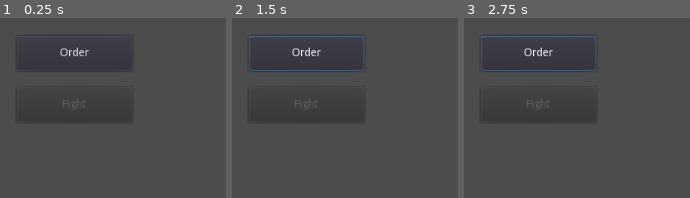
Above: before the commit, frames 1-3 (left to right).
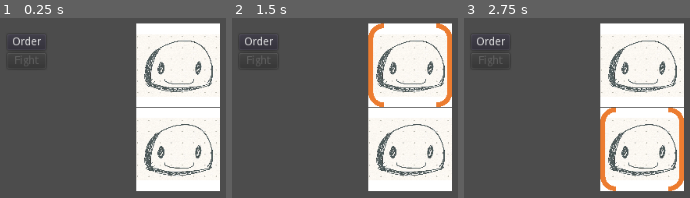
Above: after the commit, the same moments.

Repository: tangweejieleslie/phoenix_journey
Game: Godot game, scene res://Battle_v2/1_BattleManager.tscn
Two runs of this game, one before a commit and one after it. Both use one fixed random seed, a clock stepped at 60 frames per second and the inputs below. Before the commit the project starts from res://Battle/1_LandingScreen.tscn.
Inputs (mouse positions are in pixels of both pictures, inside the frame that each line leads up to):
- Up to frame 1 (0.25 s): no input
- Up to frame 2 (1.5 s): click "Order" at 0.5 s; click (410, 64) at 1.27 s
- Up to frame 3 (2.75 s): click (642, 149) at 2.02 s

The runs differ from the first frame. In frame 1, 35% of the frame differs, in the area x 4-98%, y 2-97%; in frame 2, 35%; in frame 3, 35%.
Error before the commit: Attempt to call function 'grab_focus' in base 'null instance' on a null instance. (res://Battle/2_TargetSelectionScene.gd:30)

Commit message:
hook signal from unit selection to BattleManager

Diff:
--- a/Godot Working Folder/Battle_v2/1_BattleManager.gd
+++ b/Godot Working Folder/Battle_v2/1_BattleManager.gd
@@ -9,6 +9,7 @@
 # Called when the node enters the scene tree for the first time.
 func _ready():
 	DisableAll()
+	HookSignalToAllies()
 	pass # Replace with function body.
 
 func DisableAll():
@@ -24,8 +25,15 @@
 func FocusFirstUnit():
 	$Allies/Unit.grab_focus()
 
+func HookSignalToAllies():
+	for unit in $Allies.get_children():
+		unit.connect("Signal_SelectUnit", self, "UnitSelected")
+
 
 func _on_Order_pressed():
 	EnableAll()
 	FocusFirstUnit()
 	pass # Replace with function body.
+
+func UnitSelected():
+	print("Unit selected")
--- a/Godot Working Folder/Battle_v2/2a_TargetSelection.gd
+++ b/Godot Working Folder/Battle_v2/2a_TargetSelection.gd
@@ -9,6 +9,7 @@
 # Called when the node enters the scene tree for the first time.
 func _ready():
 	AddUnit()
+	AddUnit()
 	pass # Replace with function body.
 
 func AddUnit():
--- a/Godot Working Folder/Battle_v2/2a_a_UnitBase.gd
+++ b/Godot Working Folder/Battle_v2/2a_a_UnitBase.gd
@@ -17,3 +17,10 @@
 # Called every frame. 'delta' is the elapsed time since the previous frame.
 #func _process(delta):
 #	pass
+
+signal Signal_SelectUnit
+
+func _on_Unit_pressed():
+	print("Selected. Trigger Skills Selection")
+	emit_signal("Signal_SelectUnit")
+	pass # Replace with function body.
--- a/Godot Working Folder/Battle_v2/2a_a_UnitBase.tscn
+++ b/Godot Working Folder/Battle_v2/2a_a_UnitBase.tscn
@@ -15,3 +15,5 @@
 __meta__ = {
 "_edit_use_anchors_": false
 }
+
+[connection signal="pressed" from="." to="." method="_on_Unit_pressed"]
--- a/Godot Working Folder/project.godot
+++ b/Godot Working Folder/project.godot
@@ -21,7 +21,7 @@
 [application]
 
 config/name="C:\\Users\\65909\\Documents\\Github\\phoenix_journey"
-run/main_scene="res://Battle/1_LandingScreen.tscn"
+run/main_scene="res://Battle_v2/1_BattleManager.tscn"
 config/icon="res://icon.png"
 
 [physics]
